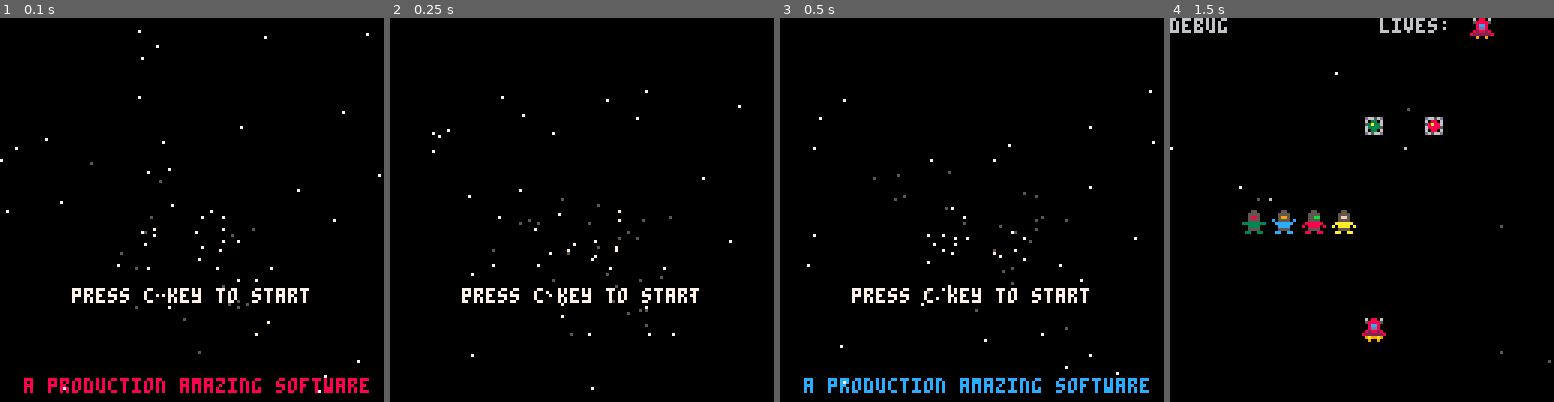
Above: before the commit, frames 1-4 (left to right).
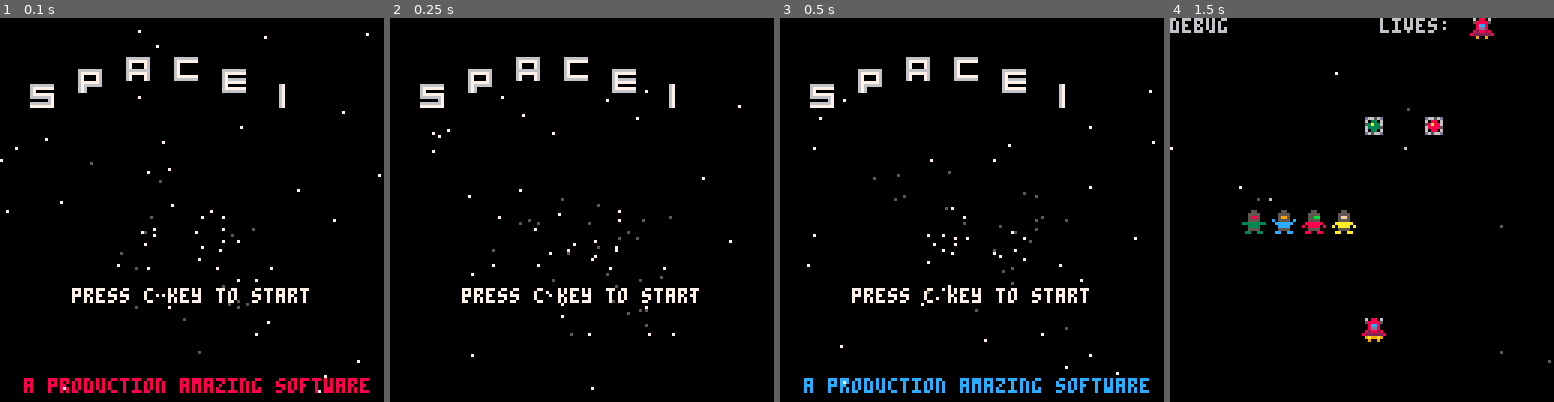
Above: after the commit, the same moments.

Repository: ltpitt/lua-pico-8-invaders
Game: PICO-8 cartridge pico-8-invaders.p8
Two runs of this game, one before a commit and one after it. Both use one fixed random seed, a clock stepped at 60 frames per second and the inputs below.
Inputs:
- Up to frame 1 (0.1 s): no input
- Up to frame 2 (0.25 s): no input
- Up to frame 3 (0.5 s): tap X (X key) at 0.33 s
- Up to frame 4 (1.5 s): tap O (Z key) at 0.7 s; tap X (X key) at 1.07 s

The runs differ from the first frame. In frame 1, 1.6% of the frame differs, in the area x 7-75%, y 10-24%; in frame 2, 1.6%; in frame 3, 1.6%; in frame 4, nothing differs.

Commit message:
feat: added logo into splash

Diff:
--- a/pico-8-invaders.p8
+++ b/pico-8-invaders.p8
@@ -396,12 +396,13 @@
 
 -- splash
 
-function update_splash()
- update_splash_logo()
-end
+--function update_splash()
+ --update_splash_logo()
+--end
 
 function draw_splash()
  draw_splash_stars()
+ draw_splash_logo()
  draw_splash_start_key()
  draw_splash_footer()
  if btn(4) then
@@ -409,14 +410,14 @@
  end
 end
 
-function update_splash_logo()
+function draw_splash_logo()
  for i = 1,13 do
    col = 7
    t1 = t + i*4
    x = cos(t0)*2
    y = 18 + cos(t1/50)*5
    pal(5)
-   spr(64+i, i*8 + x, y) --sprite da definire
+   spr(63+i, i*8 + x, y) --sprite da definire
  end
 end
 
@@ -637,14 +638,14 @@
 0b333330000000000000000000000000033333300000000000000000000000000000000000000000000000000000000000000000000000000000000005444440
 33333333000000000000000000000000b0b00b0b0000000000000000000000000000000000000000000000000000000000000000000000000000000004000040
 33333333000000000000000000000000303003030000000000000000000000000000000000000000000000000000000000000000000000000000000004044040
-00060000000000000006000000066000000000000666660000000000000000000066000000000000000000000000000000000000000000000000000000000000
-06660000000600006666600000660000066666000600000000060000006660000666660000000000000000000000000000000000000000000000000000000000
-66000000000600006000666000600000660000600600000000060000066000006600066000000000000000000000000000000000000000000000000000000000
-60000000000600006000000606000000600000660666600000060000060000006000006000000000000000000000000000000000000000000000000000000000
-60006666000600006000006606000000600000060600000000060000060000006600006000000000000000000000000000000000000000000000000000000000
-60006000000600006000006006660000600000060600000000060000066000000600060000000000000000000000000000000000000000000000000000000000
-66666000000600006000006000066600066006660600000000060000006666000666660000000000000000000000000000000000000000000000000000000000
-00000000000600006666660000000000006660000000000000000000000000000000000000000000000000000000000000000000000000000000000000000000
+66666666000000006666666600000000666666660000000066666666000000006666666600000000000670000000000000000000000000000000000000000000
+67777777000000006777777600000000677777760000000067777777000000006777777700000000000670000000000000000000000000000000000000000000
+67000000000000006700007600000000670000760000000067000000000000006700000000000000000670000000000000000000000000000000000000000000
+67777777000000006700007600000000670000760000000067000000000000006766666600000000000670000000000000000000000000000000000000000000
+66666667000000006777777600000000666666660000000067000000000000006777777700000000000670000000000000000000000000000000000000000000
+00000067000000006766666600000000677777760000000067000000000000006700000000000000000670000000000000000000000000000000000000000000
+66666667000000006760000000000000670000760000000067777777000000006777777700000000000670000000000000000000000000000000000000000000
+77777777000000006760000000000000670000760000000066666666000000006666666600000000000670000000000000000000000000000000000000000000
 00000000000000000000000000000000000000000000000000000000000000000000000000000000000000000000000000000000000000000000000000000000
 00000000000000000000000000000000000000000000000000000000000000000000000000000000000000000000000000000000000000000000000000000000
 00000000000000000000000000000000000000000000000000000000000000000000000000000000000000000000000000000000000000000000000000000000
@@ -738,165 +739,165 @@
 0000000000000000000000000000000000000000000000000000000000000000000000000000000000000000000000000000000000000000000000000000000000000000000000000000000000000000000000000000000000000000000000000000000000000000000000000000000000000000000000000000000000000000
 0000000000000000000000000000000000000000000000000000000000000000000000000000000000000000000000000000000000000000000000000000000000000000000000000000000000000000000000000000000000000000000000000000000000000000000000000000000000000000000000000000000000000000
 __map__
-0000000000000000000000000000000000000000000000000000000000000000000000000000000000000000000000000000000000000000000000000000000000000000000000000000000000000000000000000000000000000000000000000000000000000000000000000000000000000000000000000000000000000000
+0000000000000000000000000000010000000000000000000000000000000000000000000000000000000000000000000000000000000000000000000000000000000000000000000000000000000000000000000000000000000000000000000000000000000000000000000000000000000000000000000000000000000000
 0000000000000018000000000000000000000000000000000000000000000000000000000000000000000000000000000000000000000000000000000000000000000000000000000000000000000000000000000000000000000000000000000000000000000000000000000000000000000000000000000000000000000000
 0000000000000018000000000000000000000000000000000000000000000000000000000000000000000000000000000000000000000000000000000000000000000000000000000000000000000000000000000000000000000000000000000000000000000000000000000000000000000000000000000000000000000000
 0000000000000018000000000000000000000000000000000000000000000000000000000000000000000000000000000000000000000000000000000000000000000000000000000000000000000000000000000000000000000000000000000000000000000000000000000000000000000000000000000000000000000000
 0000000000000018000000001800000000000000000000000000000000000000000000000000000000000000000000000000000000000000000000000000000000000000000000000000000000000000000000000000000000000000000000000000000000000000000000000000000000000000000000000000000000000000
 0000000000000018000000000000000000000000000000000000000000000000000000000000000000000000000000000000000000000000000000000000000000000000000000000000000000000000000000000000000000000000000000000000000000000000000000000000000000000000000000000000000000000000
+0000000000000018000000000100000000000000000000000000000000000000000000000000000000000000000000000000000000000000000000000000000000000000000000000000000000000000000000000000000000000000000000000000000000000000000000000000000000000000000000000000000000000000
 0000000000000018000000000000000000000000000000000000000000000000000000000000000000000000000000000000000000000000000000000000000000000000000000000000000000000000000000000000000000000000000000000000000000000000000000000000000000000000000000000000000000000000
-0000000000000018000000000000000000000000000000000000000000000000000000000000000000000000000000000000000000000000000000000000000000000000000000000000000000000000000000000000000000000000000000000000000000000000000000000000000000000000000000000000000000000000
-0000000000000000000000000000000000000000000000000000000000000000000000000000000000000000000000000000000000000000000000000000000000000000000000000000000000000000000000000000000000000000000000000000000000000000000000000000000000000000000000000000000000000000
-0000000000000000000000000000000000000000000000000000000000000000000000000000000000000000000000000000000000000000000000000000000000000000000000000000000000000000000000000000000000000000000000000000000000000000000000000000000000000000000000000000000000000000
-0000000000000000000000000000000000000000000000000000000000000000000000000000000000000000000000000000000000000000000000000000000000000000000000000000000000000000000000000000000000000000000000000000000000000000000000000000000000000000000000000000000000000000
-0000000000000000000000000000000000000000000000000000000000000000000000000000000000000000000000000000000000000000000000000000000000000000000000000000000000000000000000000000000000000000000000000000000000000000000000000000000000000000000000000000000000000000
-0000000000000000000000000000000000000000000000000000000000000000000000000000000000000000000000000000000000000000000000000000000000000000000000000000000000000000000000000000000000000000000000000000000000000000000000000000000000000000000000000000000000000000
-0000000000000000000000000000000000000000000000000000000000000000000000000000000000000000000000000000000000000000000000000000000000000000000000000000000000000000000000000000000000000000000000000000000000000000000000000000000000000000000000000000000000000000
-0000000000000000000000000000000000000000000000000000000000000000000000000000000000000000000000000000000000000000000000000000000000000000000000000000000000000000000000000000000000000000000000000000000000000000000000000000000000000000000000000000000000000000
-0000000000000000000000000000000000000000000000000000000000000000000000000000000000000000000000000000000000000000000000000000000000000000000000000000000000000000000000000000000000000000000000000000000000000000000000000000000000000000000000000000000000000000
-0000000000000000000000000000000000000000000000000000000000000000000000000000000000000000000000000000000000000000000000000000000000000000000000000000000000000000000000000000000000000000000000000000000000000000000000000000000000000000000000000000000000000000
-0000000000000000000000000000000000000000000000000000000000000000000000000000000000000000000000000000000000000000000000000000000000000000000000000000000000000000000000000000000000000000000000000000000000000000000000000000000000000000000000000000000000000000
-0000000000000000000000000000000000000000000000000000000000000000000000000000000000000000000000000000000000000000000000000000000000000000000000000000000000000000000000000000000000000000000000000000000000000000000000000000000000000000000000000000000000000000
-0000000000000000000000000000000000000000000000000000000000000000000000000000000000000000000000000000000000000000000000000000000000000000000000000000000000000000000000000000000000000000000000000000000000000000000000000000000000000000000000000000000000000000
-0000000000000000000000000000000000000000000000000000000000000000000000000000000000000000000000000000000000000000000000000000000000000000000000000000000000000000000000000000000000000000000000000000000000000000000000000000000000000000000000000000000000000000
-0000000000000000000000000000000000000000000000000000000000000000000000000000000000000000000000000000000000000000000000000000000000000000000000000000000000000000000000000000000000000000000000000000000000000000000000000000000000000000000000000000000000000000
-0000000000000000000000000000000000000000000000000000000000000000000000000000000000000000000000000000000000000000000000000000000000000000000000000000000000000000000000000000000000000000000000000000000000000000000000000000000000000000000000000000000000000000
-0000000000000000000000000000000000000000000000000000000000000000000000000000000000000000000000000000000000000000000000000000000000000000000000000000000000000000000000000000000000000000000000000000000000000000000000000000000000000000000000000000000000000000
-0000000000000000000000000000000000000000000000000000000000000000000000000000000000000000000000000000000000000000000000000000000000000000000000000000000000000000000000000000000000000000000000000000000000000000000000000000000000000000000000000000000000000000
-0000000000000000000000000000000000000000000000000000000000000000000000000000000000000000000000000000000000000000000000000000000000000000000000000000000000000000000000000000000000000000000000000000000000000000000000000000000000000000000000000000000000000000
-0000000000000000000000000000000000000000000000000000000000000000000000000000000000000000000000000000000000000000000000000000000000000000000000000000000000000000000000000000000000000000000000000000000000000000000000000000000000000000000000000000000000000000
-0000000000000000000000000000000000000000000000000000000000000000000000000000000000000000000000000000000000000000000000000000000000000000000000000000000000000000000000000000000000000000000000000000000000000000000000000000000000000000000000000000000000000000
-0000000000000000000000000000000000000000000000000000000000000000000000000000000000000000000000000000000000000000000000000000000000000000000000000000000000000000000000000000000000000000000000000000000000000000000000000000000000000000000000000000000000000000
-0000000000000000000000000000000000000000000000000000000000000000000000000000000000000000000000000000000000000000000000000000000000000000000000000000000000000000000000000000000000000000000000000000000000000000000000000000000000000000000000000000000000000000
-0000000000000000000000000000000000000000000000000000000000000000000000000000000000000000000000000000000000000000000000000000000000000000000000000000000000000000000000000000000000000000000000000000000000000000000000000000000000000000000000000000000000000000
-0000000000000000000000000000000000000000000000000000000000000000000000000000000000000000000000000000000000000000000000000000000000000000000000000000000000000000000000000000000000000000000000000000000000000000000000000000000000000000000000000000000000000000
-…(130 lines of a section not shown)…
+0000000000000000000000000000000000000000000000000000000000000000000000000000000000000000000000000000000000000000000000000000000000000000000000000000000000000000000000000000000000000000000000000000000000000000000000000000000000000000000000000000000000000000
+0000000000000000000000000000000000000000000000000000000000000000000000000000000000000000000000000000000000000000000000000000000000000000000000000000000000000000000000000000000000000000000000000000000000000000000000000000000000000000000000000000000000000000
+0000000000000000000000000000000000000000000000000000000000000000000000000000000000000000000000000000000000000000000000000000000000000000000000000000000000000000000000000000000000000000000000000000000000000000000000000000000000000000000000000000000000000000
+0000000000000000000000000000000000000000000000000000000000000000000000000000000000000000000000000000000000000000000000000000000000000000000000000000000000000000000000000000000000000000000000000000000000000000000000000000000000000000000000000000000000000000
+0000000000000000000000000000000000000000000000000000000000000000000000000000000000000000000000000000000000000000000000000000000000000000000000000000000000000000000000000000000000000000000000000000000000000000000000000000000000000000000000000000000000000000
+0000000000000000000000000000000000000000000000000000000000000000000000000000000000000000000000000000000000000000000000000000000000000000000000000000000000000000000000000000000000000000000000000000000000000000000000000000000000000000000000000000000000000000
+0000000000000000000000000000000000000000000000000000000000000000000000000000000000000000000000000000000000000000000000000000000000000000000000000000000000000000000000000000000000000000000000000000000000000000000000000000000000000000000000000000000000000000
+0000000000000000000000000000000000000000000000000000000000000000000000000000000000000000000000000000000000000000000000000000000000000000000000000000000000000000000000000000000000000000000000000000000000000000000000000000000000000000000000000000000000000000
+0000000000000000000000000000000000000000000000000000000000000000000000000000000000000000000000000000000000000000000000000000000000000000000000000000000000000000000000000000000000000000000000000000000000000000000000000000000000000000000000000000000000000000
+0000000000000000000000000000000000000000000000000000000000000000000000000000000000000000000000000000000000000000000000000000000000000000000000000000000000000000000000000000000000000000000000000000000000000000000000000000000000000000000000000000000000000000
+0000000000000000000000000000000000000000000000000000000000000000000000000000000000000000000000000000000000000000000000000000000000000000000000000000000000000000000000000000000000000000000000000000000000000000000000000000000000000000000000000000000000000000
+0000000000000000000000000000000000000000000000000000000000000000000000000000000000000000000000000000000000000000000000000000000000000000000000000000000000000000000000000000000000000000000000000000000000000000000000000000000000000000000000000000000000000000
+0000000000000000000000000000000000000000000000000000000000000000000000000000000000000000000000000000000000000000000000000000000000000000000000000000000000000000000000000000000000000000000000000000000000000000000000000000000000000000000000000000000000000000
+0000000000000000000000000000000000000000000000000000000000000000000000000000000000000000000000000000000000000000000000000000000000000000000000000000000000000000000000000000000000000000000000000000000000000000000000000000000000000000000000000000000000000000
+0000000000000000000000000000000000000000000000000000000000000000000000000000000000000000000000000000000000000000000000000000000000000000000000000000000000000000000000000000000000000000000000000000000000000000000000000000000000000000000000000000000000000000
+0000000000000000000000000000000000000000000000000000000000000000000000000000000000000000000000000000000000000000000000000000000000000000000000000000000000000000000000000000000000000000000000000000000000000000000000000000000000000000000000000000000000000000
+0000000000000000000000000000000000000000000000000000000000000000000000000000000000000000000000000000000000000000000000000000000000000000000000000000000000000000000000000000000000000000000000000000000000000000000000000000000000000000000000000000000000000000
+0000000000000000000000000000000000000000000000000000000000000000000000000000000000000000000000000000000000000000000000000000000000000000000000000000000000000000000000000000000000000000000000000000000000000000000000000000000000000000000000000000000000000000
+0000000000000000000000000000000000000000000000000000000000000000000000000000000000000000000000000000000000000000000000000000000000000000000000000000000000000000000000000000000000000000000000000000000000000000000000000000000000000000000000000000000000000000
+0000000000000000000000000000000000000000000000000000000000000000000000000000000000000000000000000000000000000000000000000000000000000000000000000000000000000000000000000000000000000000000000000000000000000000000000000000000000000000000000000000000000000000
+0000000000000000000000000000000000000000000000000000000000000000000000000000000000000000000000000000000000000000000000000000000000000000000000000000000000000000000000000000000000000000000000000000000000000000000000000000000000000000000000000000000000000000
+0000000000000000000000000000000000000000000000000000000000000000000000000000000000000000000000000000000000000000000000000000000000000000000000000000000000000000000000000000000000000000000000000000000000000000000000000000000000000000000000000000000000000000
+0000000000000000000000000000000000000000000000000000000000000000000000000000000000000000000000000000000000000000000000000000000000000000000000000000000000000000000000000000000000000000000000000000000000000000000000000000000000000000000000000000000000000000
+0000000000000000000000000000000000000000000000000000000000000000000000000000000000000000000000000000000000000000000000000000000000000000000000000000000000000000000000000000000000000000000000000000000000000000000000000000000000000000000000000000000000000000
+…(130 lines of a section not shown)…
